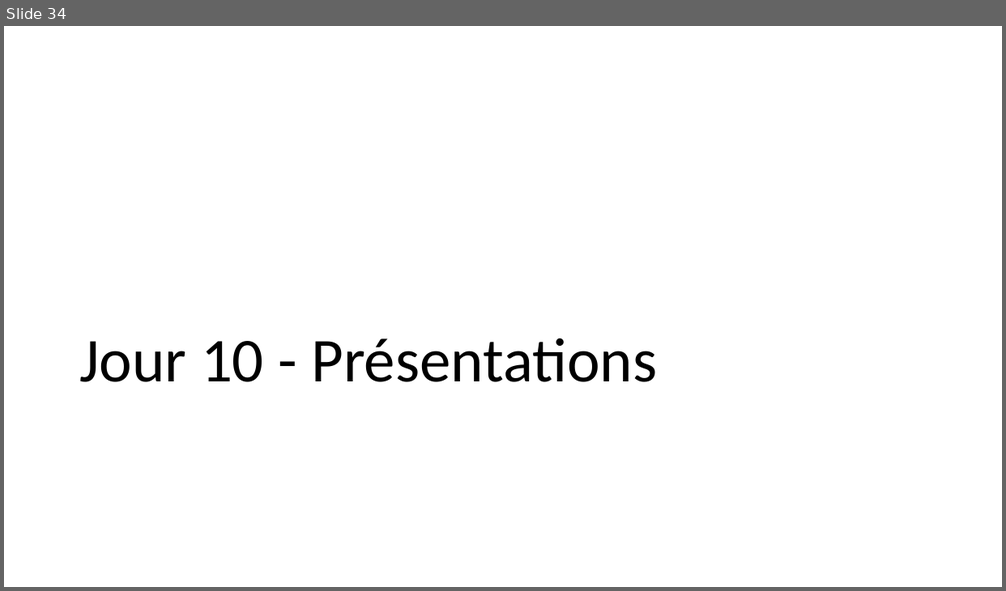
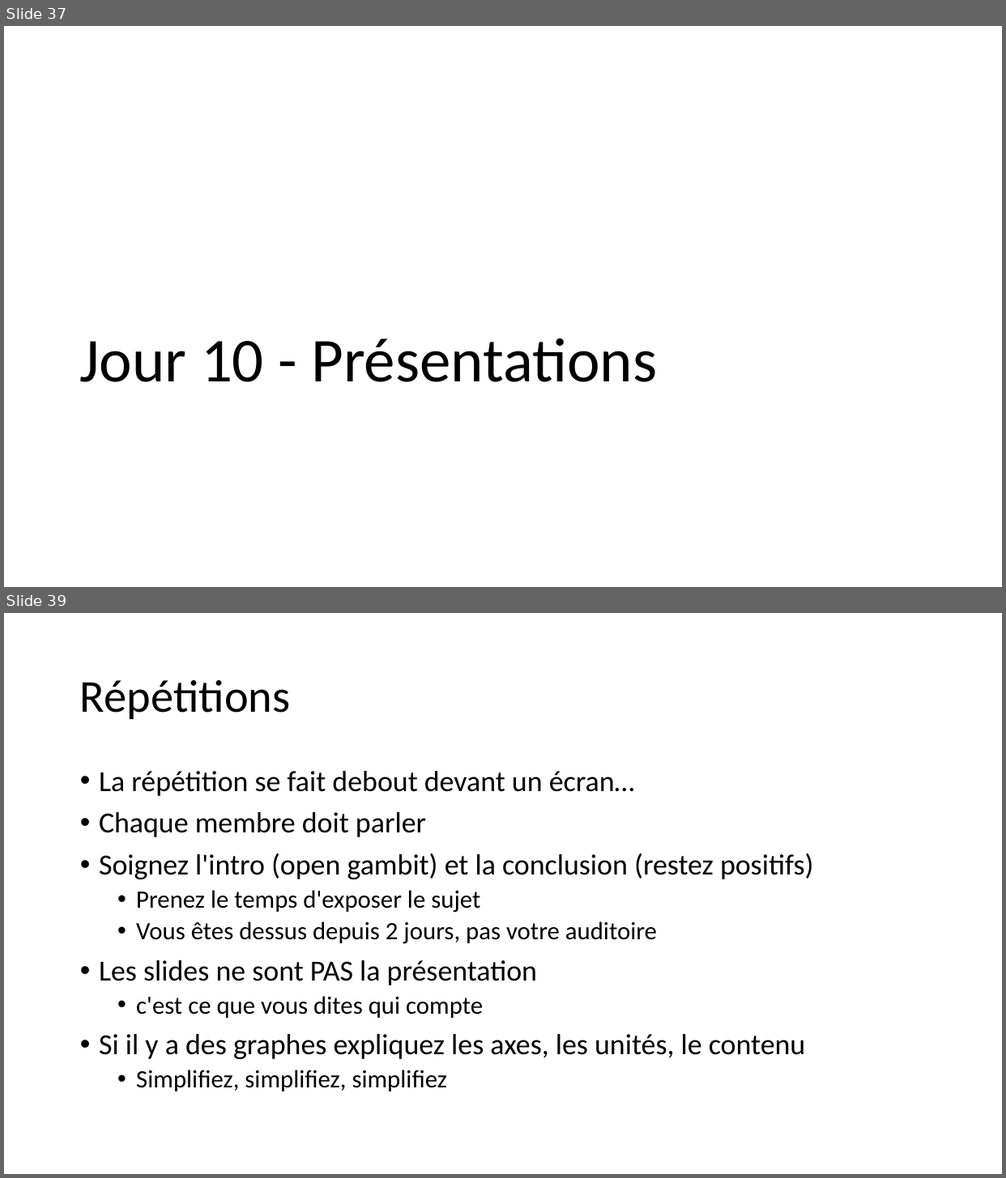
Before and after one commit to 40tude/Data_Essentials_Stage_Oct_2023, a slide deck: notes_de_stage.pptx. Shown one above the other, each under a label of ours: slide 34 before the commit, slides 37 and 39 after it; the slides between them are not shown. The pictures are 1006x591 and 1006x1178 pixels, drawn with LibreOffice and Linux fonts; fonts in the diff are those of the drawing. Boxes give left, top, right and bottom in pixels: in the first picture for what was removed or moved away, otherwise in the second. Text is boxed around its words. In the diff, an @@ line names an element or a change of style, - is before the commit and + after.

```diff
--- a/notes_de_stage.pptx
+++ b/notes_de_stage.pptx
@@ slide 39 added at box(4, 613, 1002, 1174), background #FFFFFF @@
@@ title added at box(80, 680, 291, 719), 44 pt, text #000000 @@
+Répétitions
@@ text added at box(99, 771, 813, 1092), 28 pt, text #000000 @@
+• La répétition se fait debout devant un écran…
+• Chaque membre doit parler
+• Soignez l'intro (open gambit) et la conclusion (restez positifs)
+  • Prenez le temps d'exposer le sujet
+  • Vous êtes dessus depuis 2 jours, pas votre auditoire
+• Les slides ne sont PAS la présentation
+  • c'est ce que vous dites qui compte
+• Si il y a des graphes expliquez les axes, les unités, le contenu
+  • Simplifiez, simplifiez, simplifiez
@@ what was slide 34 is now slide 37 @@
```
Also in this commit, not shown: 7 slides changed, 4 other slides added, 4 other files.
